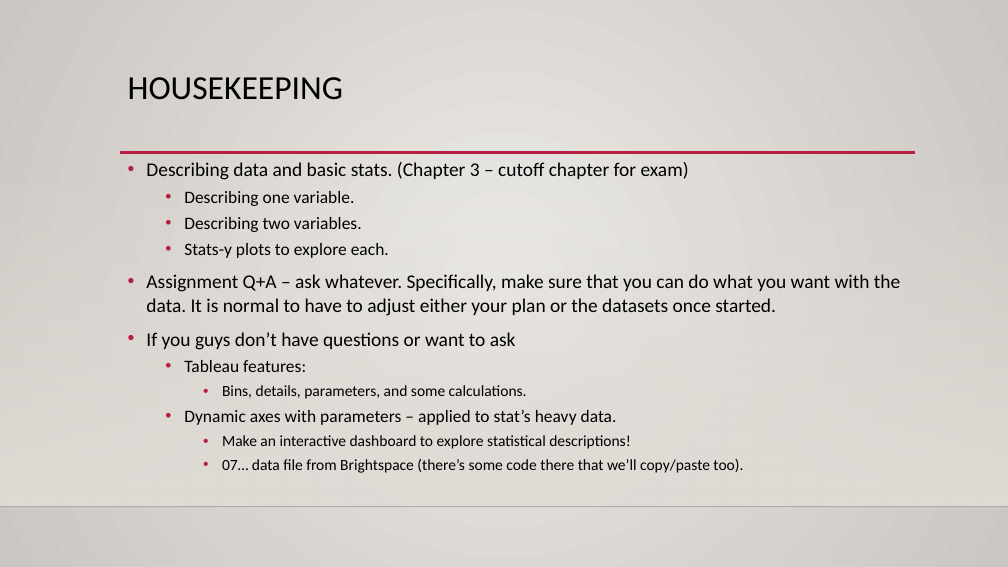
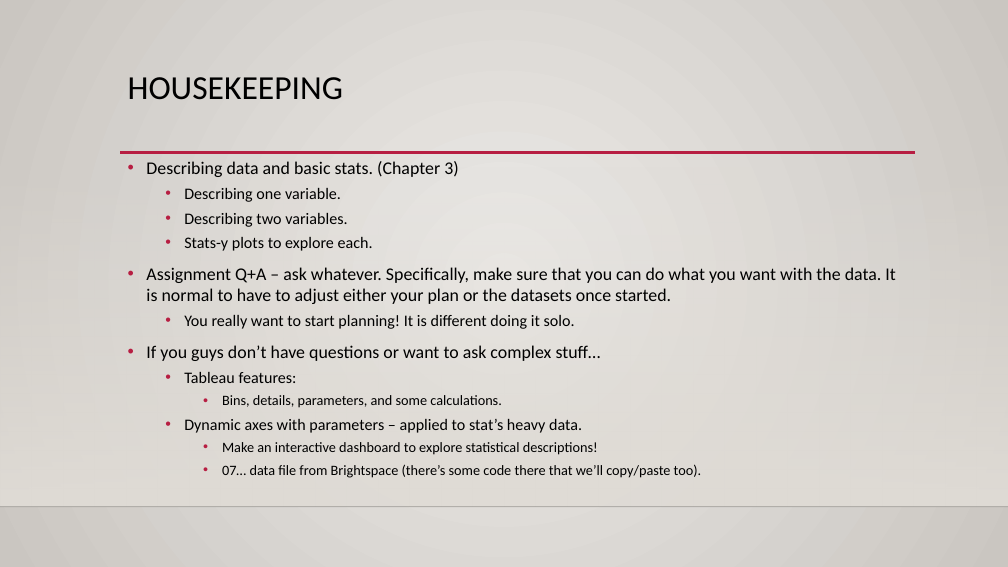
Before and after one commit to AkeemSemper/ml_datasets, a slide deck: slide 1 of slides/03_describe_data copy.pptx. Drawn at 1008x567 pixels with LibreOffice and Linux fonts; fonts in the diff are those of the drawing; background and template pictures are left out. Boxes give left, top, right and bottom in pixels: in the first picture for what was removed or moved away, otherwise in the second. Text is boxed around its words. In the diff, an @@ line names an element or a change of style, - is before the commit and + after.

```diff
--- a/slides/03_describe_data copy.pptx
+++ b/slides/03_describe_data copy.pptx
@@ text at [146, 161, 458, 177]: text changed; size 18.5 to 17 pt @@
-• Describing data and basic stats. (Chapter 3 – cutoff chapter for exam)
+• Describing data and basic stats. (Chapter 3)
@@ text at [146, 188, 895, 478]: size 16.6 to 15.3 pt in "Describing one variable.", "Describing two variables.", "Stats-y plots to explore each.", "Tableau features:" and 1 more places; size 18.5 to 17 pt in "Assignment Q+A – ask whatever. Specifically, make ..."; size 14.8 to 13.6 pt in "Bins, details, parameters, and some calculations.", "Make an interactive dashboard to explore statistical ...", "07… data file from Brightspace (there’s some ..." @@
@@ text at [146, 315, 601, 361]: text changed; size 18.5 to 15.3 pt @@
-• If you guys don’t have questions or want to ask
+  • You really want to start planning! It is different doing it solo.
+• If you guys don’t have questions or want to ask complex stuff…
```
Also in this commit, not shown: 4 other files.
